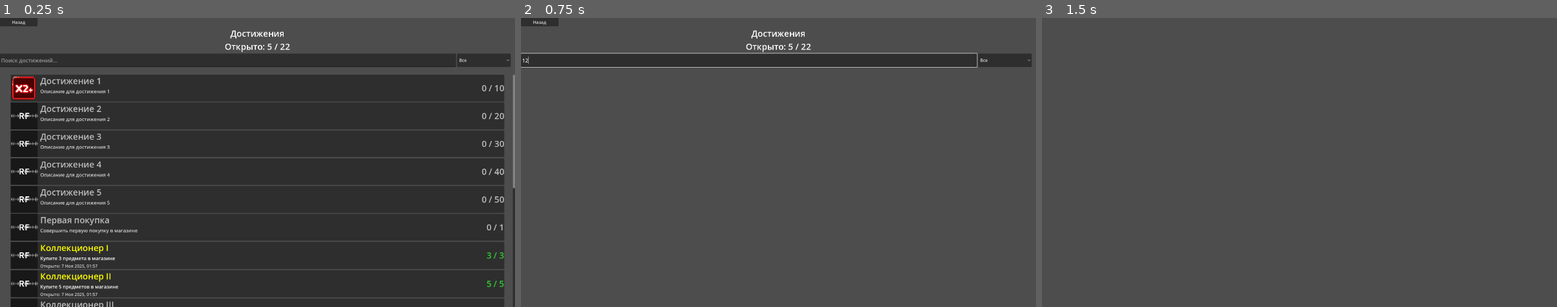
Above: before the commit, frames 1-3 (left to right).
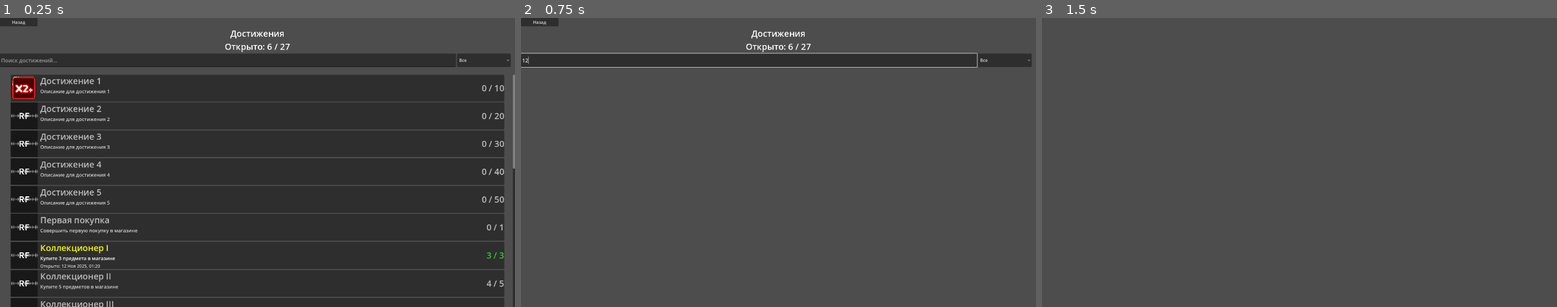
Above: after the commit, the same moments.

Repository: abletoburntheweb/RhythmFall
Game: Godot game, scene res://scenes/achievements/achievements_screen.tscn
The game is run twice, just before and just after one commit, with the same random seed, the same clock (stepped at 60 frames per second) and the same inputs. This scene is started directly instead of the project's main scene.
Inputs (mouse positions are in pixels of both pictures, inside the frame that each line leads up to):
- Up to frame 1 (0.25 s): no input
- Up to frame 2 (0.75 s): click (747, 61) at 0.52 s; type "12" at 0.6 s
- Up to frame 3 (1.5 s): click "Назад" at 1.25 s

The runs differ from the first frame. In frame 1, 0.7% of the frame differs, in the area x 2-100%, y 8-100%; in frame 2, less than 0.1%; in frame 3, nothing differs.

Commit message:
add general achievements wip

Diff:
--- a/data/achievements_data.json
+++ b/data/achievements_data.json
@@ -61,27 +61,27 @@
 			"unlocked": false
 		},
 		{
-			"current": 5.0,
+			"current": 3.0,
 			"description": "Купите 3 предмета в магазине",
 			"id": 7.0,
 			"image": "res://assets/achievements/collector_1.png",
 			"title": "Коллекционер I",
 			"total": 3.0,
-			"unlock_date": "7 Ноя 2025, 01:57",
-			"unlocked": true
-		},
-		{
-			"current": 5.0,
+			"unlock_date": "12 Ноя 2025, 01:20",
+			"unlocked": true
+		},
+		{
+			"current": 4,
 			"description": "Купите 5 предметов в магазине",
 			"id": 8.0,
 			"image": "res://assets/achievements/collector_2.png",
 			"title": "Коллекционер II",
 			"total": 5.0,
-			"unlock_date": "7 Ноя 2025, 01:57",
-			"unlocked": true
-		},
-		{
-			"current": 4.0,
+			"unlock_date": null,
+			"unlocked": false
+		},
+		{
+			"current": 4,
 			"description": "Купите 10 предметов в магазине",
 			"id": 9.0,
 			"image": "res://assets/achievements/collector_3.png",
@@ -91,7 +91,7 @@
 			"unlocked": false
 		},
 		{
-			"current": 4.0,
+			"current": 4,
 			"description": "Купите 15 предметов в магазине",
 			"id": 10.0,
 			"image": "res://assets/achievements/collector_4.png",
@@ -107,7 +107,7 @@
 			"image": "res://assets/achievements/currency_collector_1.png",
 			"title": "Собиратель I",
 			"total": 500.0,
-			"unlock_date": "12 Ноя 2025, 00:37",
+			"unlock_date": "12 Ноя 2025, 01:20",
 			"unlocked": true
 		},
 		{
@@ -117,7 +117,7 @@
 			"image": "res://assets/achievements/currency_collector_2.png",
 			"title": "Собиратель II",
 			"total": 1000.0,
-			"unlock_date": "12 Ноя 2025, 00:37",
+			"unlock_date": "12 Ноя 2025, 01:20",
 			"unlocked": true
 		},
 		{
@@ -131,7 +131,7 @@
 			"unlocked": false
 		},
 		{
-			"current": 400.0,
+			"current": 200,
 			"description": "Потратить 500 единиц валюты",
 			"id": 14.0,
 			"image": "res://assets/achievements/generous_hand_1.png",
@@ -141,7 +141,7 @@
 			"unlocked": false
 		},
 		{
-			"current": 400.0,
+			"current": 200,
 			"description": "Потратить 1000 единиц валюты",
 			"id": 15.0,
 			"image": "res://assets/achievements/generous_hand_2.png",
@@ -151,7 +151,7 @@
 			"unlocked": false
 		},
 		{
-			"current": 400.0,
+			"current": 200,
 			"description": "Потратить 2500 единиц валюты",
 			"id": 16.0,
 			"image": "res://assets/achievements/generous_hand_3.png",
@@ -161,7 +161,7 @@
 			"unlocked": false
 		},
 		{
-			"current": 3.0,
+			"current": 3,
 			"description": "Купить по одному предмету из каждой категории",
 			"id": 17.0,
 			"image": "res://assets/achievements/style_hunter.png",
@@ -171,27 +171,27 @@
 			"unlocked": false
 		},
 		{
-			"current": 4.0,
+			"current": 4,
 			"description": "Собрать все предметы из текущего ассортимента магазина",
 			"id": 18.0,
 			"image": "res://assets/achievements/collection_completed.png",
 			"title": "Коллекция завершена",
-			"total": 21.0,
-			"unlock_date": null,
-			"unlocked": false
-		},
-		{
-			"current": 6,
+			"total": 21,
+			"unlock_date": null,
+			"unlocked": false
+		},
+		{
+			"current": 1.0,
 			"description": "Зайти в игру впервые",
 			"id": 19.0,
 			"image": "res://assets/achievements/login_1_day.png",
 			"title": "Первый день",
 			"total": 1.0,
-			"unlock_date": "7 Ноя 2025, 01:57",
-			"unlocked": true
-		},
-		{
-			"current": 6,
+			"unlock_date": "12 Ноя 2025, 01:20",
+			"unlocked": true
+		},
+		{
+			"current": 1,
 			"description": "Заходить в игру 7 дней подряд",
 			"id": 20.0,
 			"image": "res://assets/achievements/login_7_days.png",
@@ -201,7 +201,7 @@
 			"unlocked": false
 		},
 		{
-			"current": 6,
+			"current": 1,
 			"description": "Заходить 30 дней подряд",
 			"id": 21.0,
 			"image": "res://assets/achievements/login_30_days.png",
@@ -211,7 +211,7 @@
 			"unlocked": false
 		},
 		{
-			"current": 6,
+			"current": 1,
 			"description": "Заходить 365 дней подряд",
 			"id": 22.0,
 			"image": "res://assets/achievements/login_365_days.png",
@@ -219,6 +219,56 @@
 			"total": 365.0,
 			"unlock_date": null,
 			"unlocked": false
+		},
+		{
+			"current": 0.0,
+			"description": "Сгенерировать свой первый уровень с помощью системы анализа",
+			"id": 23.0,
+			"image": "res://assets/achievements/note_researcher.png",
+			"title": "Нотный исследователь",
+			"total": 1.0,
+			"unlock_date": null,
+			"unlocked": false
+		},
+		{
+			"current": 1.0,
+			"description": "Пройти первый уровень",
+			"id": 24.0,
+			"image": "res://assets/achievements/first_chord.png",
+			"title": "Первый аккорд",
+			"total": 1.0,
+			"unlock_date": "12 Ноя 2025, 01:20",
+			"unlocked": true
+		},
+		{
+			"current": 1.0,
+			"description": "Пройти уровень с 100% точностью",
+			"id": 25.0,
+			"image": "res://assets/achievements/flawless_hearing.png",
+			"title": "Безупречный слух",
+			"total": 1.0,
+			"unlock_date": "12 Ноя 2025, 01:20",
+			"unlocked": true
+		},
+		{
+			"current": 1,
+			"description": "Завершить 5 уровней",
+			"id": 26.0,
+			"image": "res://assets/achievements/rhythm_beginner.png",
+			"title": "Новичок ритма",
+			"total": 5.0,
+			"unlock_date": null,
+			"unlocked": false
+		},
+		{
+			"current": 1,
+			"description": "Завершить 20 уровней",
+			"id": 27.0,
+			"image": "res://assets/achievements/rhythm_master.png",
+			"title": "Ритм-мастер",
+			"total": 20.0,
+			"unlock_date": null,
+			"unlocked": false
 		}
 	]
 }
--- a/logic/achievement_manager.gd
+++ b/logic/achievement_manager.gd
@@ -312,6 +312,30 @@
 			if missing_items_count == 0:
 				_perform_unlock(achievement)
 			break
+func check_first_level_achievement():
+	for achievement in achievements:
+		if achievement.id == 24 and not achievement.get("unlocked", false):
+			_perform_unlock(achievement)
+			break
+
+func check_perfect_accuracy_achievement(accuracy: float):
+	if accuracy >= 100.0:
+		for achievement in achievements:
+			if achievement.id == 25 and not achievement.get("unlocked", false):
+				_perform_unlock(achievement)
+				break
+
+func check_levels_completed_achievement(total_levels_completed: int):
+	var level_achievements = {26: 5, 27: 20}
+
+	for ach_id in level_achievements:
+		var required_count = level_achievements[ach_id]
+		for achievement in achievements:
+			if achievement.id == ach_id:
+				achievement.current = total_levels_completed
+				if total_levels_completed >= required_count and not achievement.get("unlocked", false):
+					_perform_unlock(achievement)
+				break
 
 func reset_all_achievements_and_player_data(player_data_mgr_override = null):
 	var pdm = player_data_mgr_override if player_data_mgr_override != null else player_data_mgr
@@ -333,6 +357,8 @@
 	pdm.data["currency"] = current_currency
 	pdm.data["spent_currency"] = 0
 	pdm.data["total_earned_currency"] = 0
+	pdm.data["levels_completed"] = 0
+
 	pdm._save()
 
 	print("[AchievementManager] Прогресс достижений и данных игрока (кроме валюты) сброшен.")
--- a/logic/player_data_manager.gd
+++ b/logic/player_data_manager.gd
@@ -19,7 +19,8 @@
 	"spent_currency": 0,
 	"total_earned_currency": 0,
 	"last_login_date": "",
-	"login_streak": 0
+	"login_streak": 0,
+	"levels_completed": 0
 }
 
 var achievement_manager = null
@@ -47,14 +48,15 @@
 		file_access.close()
 		var json_result = JSON.parse_string(json_text)
 		if json_result is Dictionary:
-			var loaded_currency = json_result.get("currency", 0)
+			var loaded_currency = int(json_result.get("currency", 0))
 			var loaded_items = json_result.get("items", {})
 			var loaded_active_items = json_result.get("active_items", {})
 			var loaded_last_login = json_result.get("last_login_date", "")
-			var loaded_login_streak = json_result.get("login_streak", 0)
+			var loaded_login_streak = int(json_result.get("login_streak", 0))
 			var loaded_achievements = json_result.get("achievements", {})
-			var loaded_spent_currency = json_result.get("spent_currency", 0)
-			var loaded_total_earned_currency = json_result.get("total_earned_currency", 0)
+			var loaded_spent_currency = int(json_result.get("spent_currency", 0))
+			var loaded_total_earned_currency = int(json_result.get("total_earned_currency", 0))
+			var loaded_levels_completed = int(json_result.get("levels_completed", 0))
 
 			print("PlayerDataManager.gd: Загружено currency: ", loaded_currency)
 			print("PlayerDataManager.gd: Загружено items: ", loaded_items)
@@ -65,6 +67,7 @@
 			data["achievements"] = loaded_achievements.duplicate(true)
 			data["spent_currency"] = loaded_spent_currency
 			data["total_earned_currency"] = loaded_total_earned_currency
+			data["levels_completed"] = loaded_levels_completed
 
 			data["last_login_date"] = loaded_last_login
 			data["login_streak"] = loaded_login_streak
@@ -105,20 +108,20 @@
 		print("PlayerDataManager.gd: Ошибка при открытии файла для записи: ", PLAYER_DATA_PATH)
 
 func get_currency() -> int:
-	return data.get("currency", 0)
+	return int(data.get("currency", 0))
 
 func add_currency(amount: int):
-	var old_currency = data.get("currency", 0)
+	var old_currency = int(data.get("currency", 0))
 	var new_currency = old_currency + amount
 	data["currency"] = max(0, new_currency)
 
 	if amount < 0:
 		var spent_amount = abs(amount)
-		data["spent_currency"] = data.get("spent_currency", 0) + spent_amount
+		data["spent_currency"] = int(data.get("spent_currency", 0)) + spent_amount
 		if achievement_manager:
-			achievement_manager.check_spent_currency_achievement(data["spent_currency"])
+			achievement_manager.check_spent_currency_achievement(int(data["spent_currency"]))
 	elif amount > 0:
-		data["total_earned_currency"] = data.get("total_earned_currency", 0) + amount
+		data["total_earned_currency"] = int(data.get("total_earned_currency", 0)) + amount
 		if achievement_manager:
 			achievement_manager.check_currency_achievements(self)
 
@@ -186,7 +189,7 @@
 
 func load_save_data(save_dict: Dictionary):
 	if save_dict.has("currency"):
-		data["currency"] = save_dict["currency"]
+		data["currency"] = int(save_dict["currency"])
 	if save_dict.has("items"):
 		if save_dict["items"] is Dictionary:
 			data["items"] = save_dict["items"].duplicate(true)
@@ -207,17 +210,19 @@
 	if save_dict.has("achievements"):
 		data["achievements"] = save_dict["achievements"].duplicate(true)
 	if save_dict.has("spent_currency"):
-		data["spent_currency"] = save_dict["spent_currency"]
+		data["spent_currency"] = int(save_dict["spent_currency"])
 	if save_dict.has("total_earned_currency"):
-		data["total_earned_currency"] = save_dict["total_earned_currency"]
+		data["total_earned_currency"] = int(save_dict["total_earned_currency"])
 	if save_dict.has("last_login_date"):
 		data["last_login_date"] = save_dict["last_login_date"]
 	if save_dict.has("login_streak"):
-		data["login_streak"] = save_dict["login_streak"]
+		data["login_streak"] = int(save_dict["login_streak"])
+	if save_dict.has("levels_completed"):
+		data["levels_completed"] = int(save_dict["levels_completed"])
 	_save()
 
 func reset_progress():
-	var current_currency = data.get("currency", 0)
+	var current_currency = int(data.get("currency", 0))
 	var current_active_items = data.get("active_items", DEFAULT_ACTIVE_ITEMS.duplicate(true)).duplicate(true)
 
 	data["items"] = {}
@@ -226,6 +231,7 @@
 	data["total_earned_currency"] = 0
 	data["last_login_date"] = ""
 	data["login_streak"] = 0
+	data["levels_completed"] = 0
 
 	data["currency"] = current_currency
 	data["active_items"] = current_active_items
@@ -234,17 +240,17 @@
 	print("[PlayerDataManager] Прогресс сброшен.")
 
 func get_login_streak() -> int:
-	return data.get("login_streak", 0)
+	return int(data.get("login_streak", 0))
 
 func set_login_streak(streak: int) -> void:
-	data["login_streak"] = streak
+	data["login_streak"] = int(streak)
 	data["last_login_date"] = Time.get_date_string_from_system()
 	_save()
 	if achievement_manager:
 		achievement_manager.check_daily_login_achievements(self)
 
 func increment_login_streak() -> void:
-	data["login_streak"] = data.get("login_streak", 0) + 1
+	data["login_streak"] = int(data.get("login_streak", 0)) + 1
 	data["last_login_date"] = Time.get_date_string_from_system()
 	_save()
 	if achievement_manager:
@@ -262,3 +268,12 @@
 
 func is_achievement_unlocked(achievement_id: int) -> bool:
 	return data["achievements"].get(str(achievement_id), false)
+
+func add_completed_level():
+	data["levels_completed"] = int(data.get("levels_completed", 0)) + 1
+	_save()
+	if achievement_manager:
+		achievement_manager.check_levels_completed_achievement(int(data["levels_completed"]))
+
+func get_levels_completed() -> int:
+	return int(data.get("levels_completed", 0))
--- a/scenes/game_screen/game_screen.gd
+++ b/scenes/game_screen/game_screen.gd
@@ -274,6 +274,26 @@
 
 	if auto_player:
 		auto_player.reset()
+
+	var achievement_manager = null
+	var player_data_manager = null
+
+	if game_engine and game_engine.has_method("get_achievement_manager"):
+		achievement_manager = game_engine.get_achievement_manager()
+
+	if game_engine and game_engine.has_method("get_player_data_manager"):
+		player_data_manager = game_engine.get_player_data_manager()
+
+	if achievement_manager:
+		achievement_manager.check_first_level_achievement()
+
+		var final_accuracy = score_manager.get_accuracy()
+		achievement_manager.check_perfect_accuracy_achievement(final_accuracy)
+
+		if player_data_manager:
+			player_data_manager.add_completed_level()
+		else:
+			achievement_manager.check_levels_completed_achievement(1)
 
 	var victory_scene = preload("res://scenes/victory_screen/victory_screen.tscn")
 	if victory_scene:
